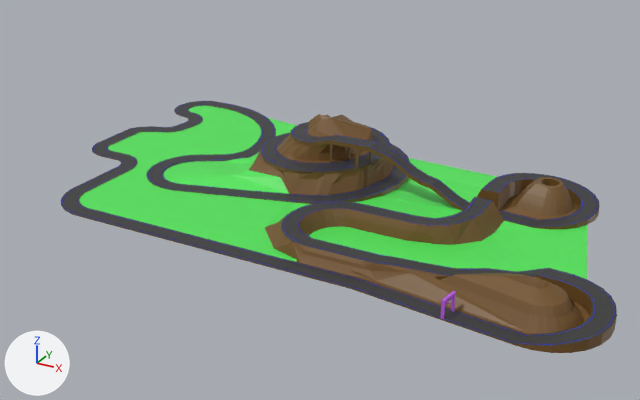
One commit to the Blender file Assets/Models/map.blend: the scene before it, then after it.
Rendered twice from a camera (50 mm lens) standing at (152.0, -270.0, 158.0) and looking at (-28.0, 57.0, -6.0). Arrows for +X, +Y and +Z are at lower left; the lights stay in place.

Names of what the first picture shows: 'map', 'track'.
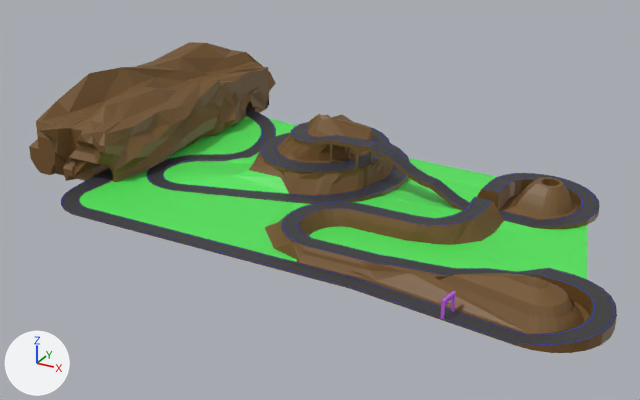
Changed parts and their boxes (x1, y1, x2, y2) in the pictures (640 x 400 px; the box of a moved part takes in the faces that stretch with it):
'cave', added (brown)
    after: (29, 42, 276, 182)
part 1 of me_cube_001, moved or reshaped
    before: (72, 104, 249, 210)
    after: (72, 114, 249, 210)

Edits to the bpy script that builds the scene:
```text
Change me_cube_001:
    used by ob_map; location = (0.0, 0.0, 0.0); scale = (1.0, 3.0, 0.2)
    remove me_cube_001.from_pydata(...)  # 3962 vertices, 3777 faces, 3 loose edges; spans x -159.0..115.0, y -9.0..47.0, z -8.0..130.0
    add me_cube_001.from_pydata(...)  # 4088 vertices, 3906 faces, 3 loose edges; spans x -163.0..115.0, y -9.0..47.0, z -8.0..130.0
    me_cube_001 part 1: 124 vertices moved from x -151.0..-119.0, y 10.0..45.0, z -1.0..1.0 to x -148.0..-116.0, y 10.0..44.0, z -1.0..1.0; 79 vertices removed from x -159.0..-119.0, y 10.0..41.0, z -1.0..1.0; 205 vertices added at x -163.0..-112.0, y 10.0..41.0, z -1.0..1.0
Add me_cube_003:
    me_cube_003.from_pydata(...)  # 1133 vertices, 1127 faces; spans x -170.0..-106.0, y 3.0..55.0, z -19.0..189.0
    me_cube_003.materials.append(mat_standart)  # brown #745327
Add ob_cave:
    ob_cave = bpy.data.objects.new('cave', me_cube_003)
    ob_cave.location = (0.0, 0.0, 0.0)
    ob_cave.scale = (1.0, 3.0, 0.2)
```
